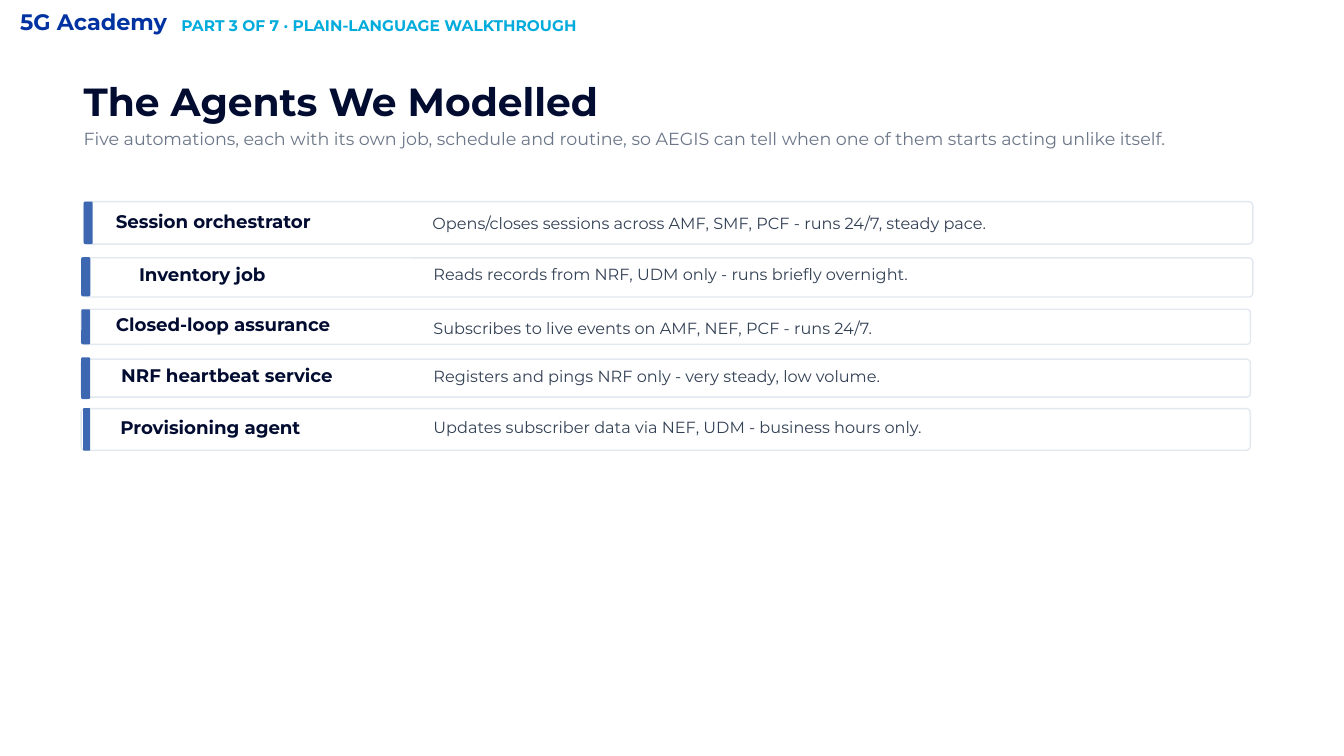
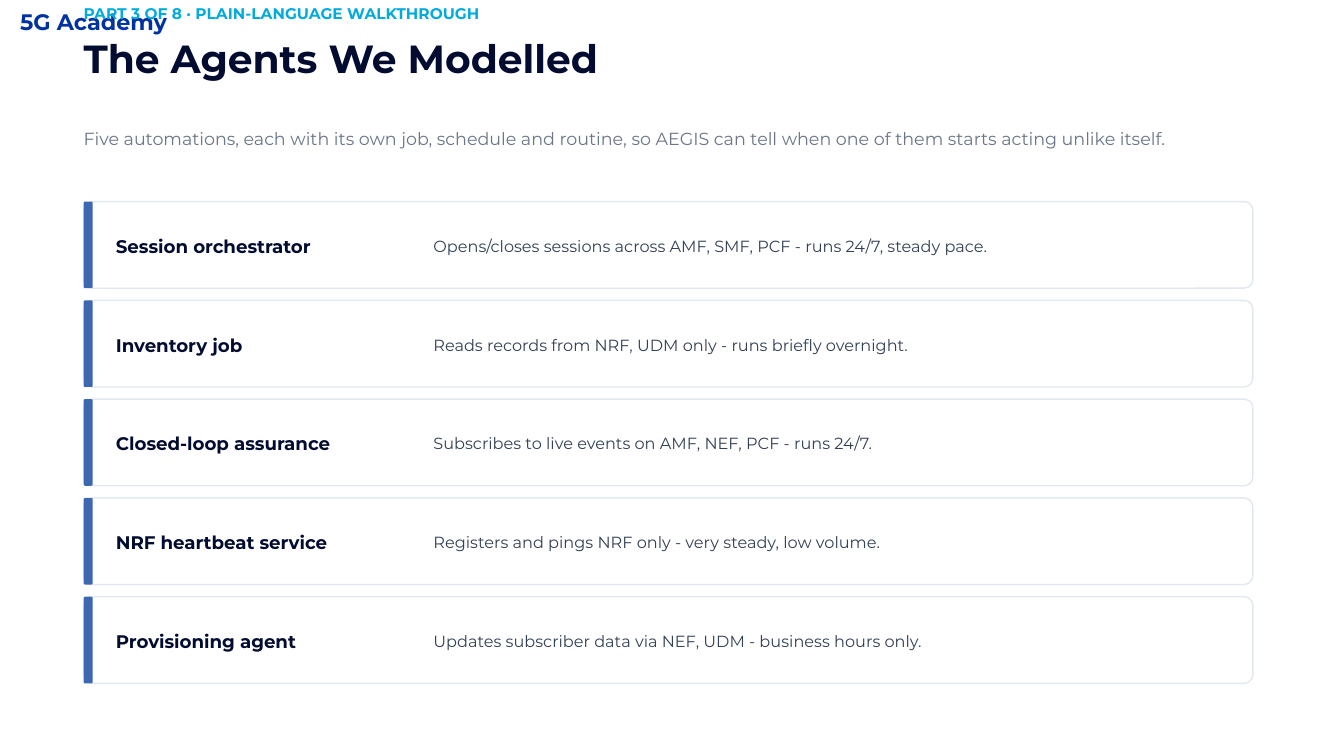
Before and after one commit to fauzan111/AEGIS, a slide deck: slide 5 of slides/AEGIS_Gate1_Official.pptx. Drawn at 1344x756 pixels with LibreOffice and Linux fonts; fonts in the diff are those of the drawing; background and template pictures are left out. Boxes give left, top, right and bottom in pixels: in the first picture for what was removed or moved away, otherwise in the second. Text is boxed around its words. In the diff, an @@ line names an element or a change of style, - is before the commit and + after.

```diff
--- a/slides/AEGIS_Gate1_Official.pptx
+++ b/slides/AEGIS_Gate1_Official.pptx
@@ text "The Agents We Modelled": place and size @@
-text "The Agents We Modelled" at <box>84,87,598,124</box>
+text "The Agents We Modelled" at <box>84,44,598,81</box>
@@ text at <box>84,4,479,23</box>: text changed @@
-PART 3 OF 7 · PLAIN-LANGUAGE WALKTHROUGH
+PART 3 OF 8 · PLAIN-LANGUAGE WALKTHROUGH
@@ rounded rectangle: place and size @@
-rounded rectangle at <box>84,202,1253,244</box>
+rounded rectangle at <box>84,202,1253,288</box>
@@ rounded rectangle: place and size @@
-rounded rectangle at <box>84,202,93,244</box>
+rounded rectangle at <box>84,202,93,288</box>
@@ text "Session orchestrator": place and size @@
-text "Session orchestrator" at <box>116,213,310,229</box>
+text "Session orchestrator" at <box>116,238,310,254</box>
@@ text "Opens/closes sessions across AMF, SMF, ...": place and size @@
-text "Opens/closes sessions across AMF, SMF, ..." at <box>432,215,987,232</box>
+text "Opens/closes sessions across AMF, SMF, ..." at <box>433,238,988,255</box>
@@ rounded rectangle: place and size @@
-rounded rectangle at <box>84,258,1253,297</box>
+rounded rectangle at <box>84,300,1253,387</box>
@@ rounded rectangle: place and size @@
-rounded rectangle at <box>82,257,91,296</box>
+rounded rectangle at <box>84,300,93,387</box>
@@ text "Inventory job": place and size @@
-text "Inventory job" at <box>139,266,265,285</box>
+text "Inventory job" at <box>116,337,242,356</box>
@@ text "Reads records from NRF, UDM ...": place and size @@
-text "Reads records from NRF, UDM ..." at <box>433,268,908,283</box>
+text "Reads records from NRF, UDM ..." at <box>433,339,908,354</box>
@@ rounded rectangle: place and size @@
-rounded rectangle at <box>82,310,1251,345</box>
+rounded rectangle at <box>84,399,1253,486</box>
@@ rounded rectangle: place and size @@
-rounded rectangle at <box>82,310,91,345</box>
+rounded rectangle at <box>84,399,93,486</box>
@@ text "Closed-loop assurance": place and size @@
-text "Closed-loop assurance" at <box>116,317,330,335</box>
+text "Closed-loop assurance" at <box>116,436,330,454</box>
@@ text "Subscribes to live events on ...": place and size @@
-text "Subscribes to live events on ..." at <box>433,320,872,337</box>
+text "Subscribes to live events on ..." at <box>433,435,872,452</box>
@@ rounded rectangle: place and size @@
-rounded rectangle at <box>81,359,1250,397</box>
+rounded rectangle at <box>84,498,1253,585</box>
@@ rounded rectangle: place and size @@
-rounded rectangle at <box>81,357,90,398</box>
+rounded rectangle at <box>84,498,93,585</box>
@@ text "Registers and pings NRF only ...": place and size @@
-text "Registers and pings NRF only ..." at <box>433,370,880,385</box>
+text "Registers and pings NRF only ..." at <box>433,536,880,551</box>
@@ text "NRF heartbeat service": place and size @@
-text "NRF heartbeat service" at <box>121,367,333,382</box>
+text "NRF heartbeat service" at <box>116,534,328,549</box>
@@ rounded rectangle: place and size @@
-rounded rectangle at <box>81,408,1250,450</box>
+rounded rectangle at <box>84,597,1253,684</box>
@@ rounded rectangle: place and size @@
-rounded rectangle at <box>84,408,91,451</box>
+rounded rectangle at <box>84,597,93,684</box>
@@ text "Provisioning agent": place and size @@
-text "Provisioning agent" at <box>120,419,301,438</box>
+text "Provisioning agent" at <box>116,633,296,652</box>
@@ text "Updates subscriber data via NEF, ...": place and size @@
-text "Updates subscriber data via NEF, ..." at <box>433,421,922,436</box>
+text "Updates subscriber data via NEF, ..." at <box>433,635,922,650</box>
```
Also in this commit, not shown: 13 other slides changed, 1 slide added, 3 other files.
